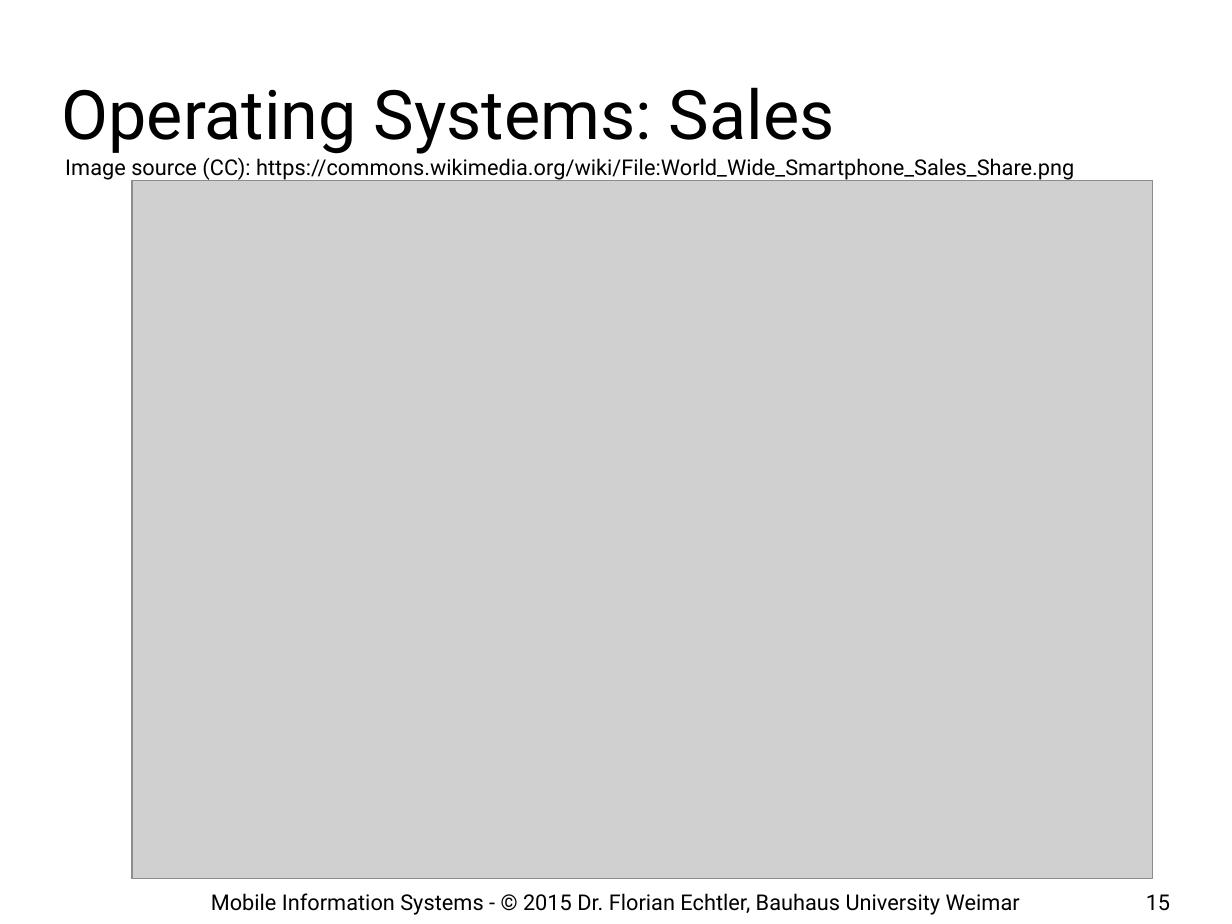
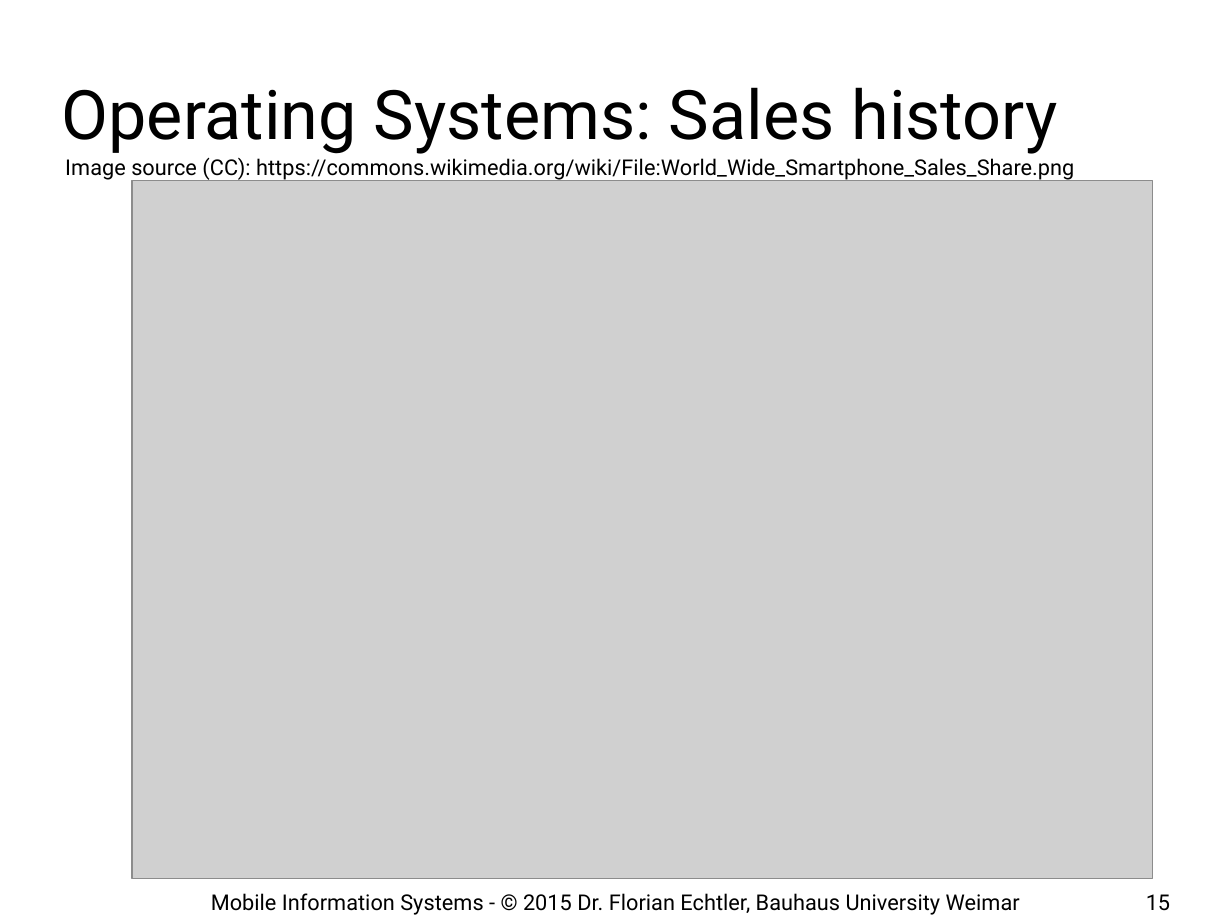
Before and after one commit to floe/mobile-information-systems, a slide deck: slide 15 of 01-introduction-basics.odp. Drawn at 1232x924 pixels with LibreOffice and Linux fonts; fonts in the diff are those of the drawing; grey boxes stand for pictures; background and template pictures are left out. Boxes give left, top, right and bottom in pixels: in the first picture for what was removed or moved away, otherwise in the second. Text is boxed around its words. In the diff, an @@ line names an element or a change of style, - is before the commit and + after.

```diff
--- a/01-introduction-basics.odp
+++ b/01-introduction-basics.odp
@@ title at [62,87,1058,154]: text changed @@
-Operating Systems: Sales
+Operating Systems: Sales history
```
Also in this commit, not shown: 7 other slides changed.
